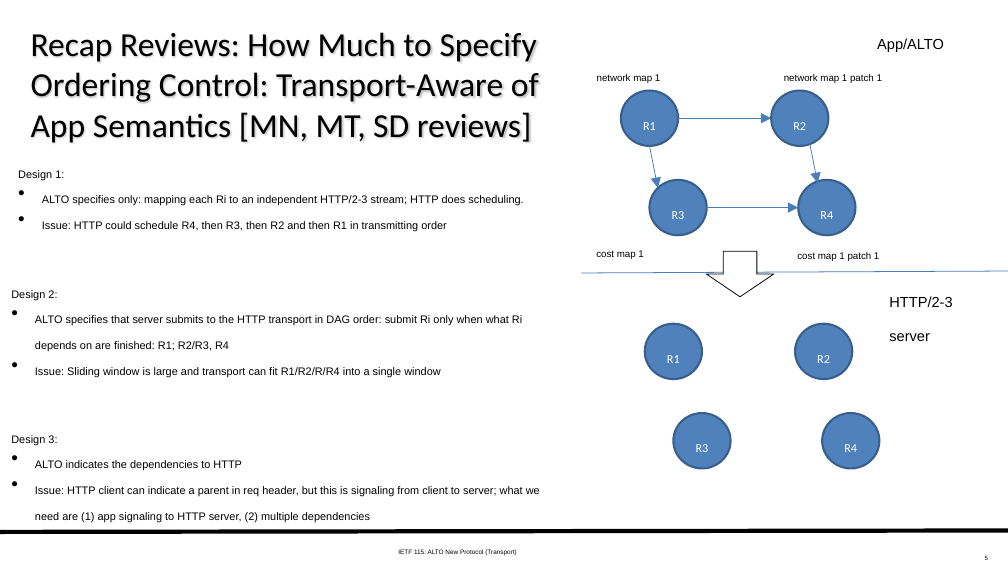
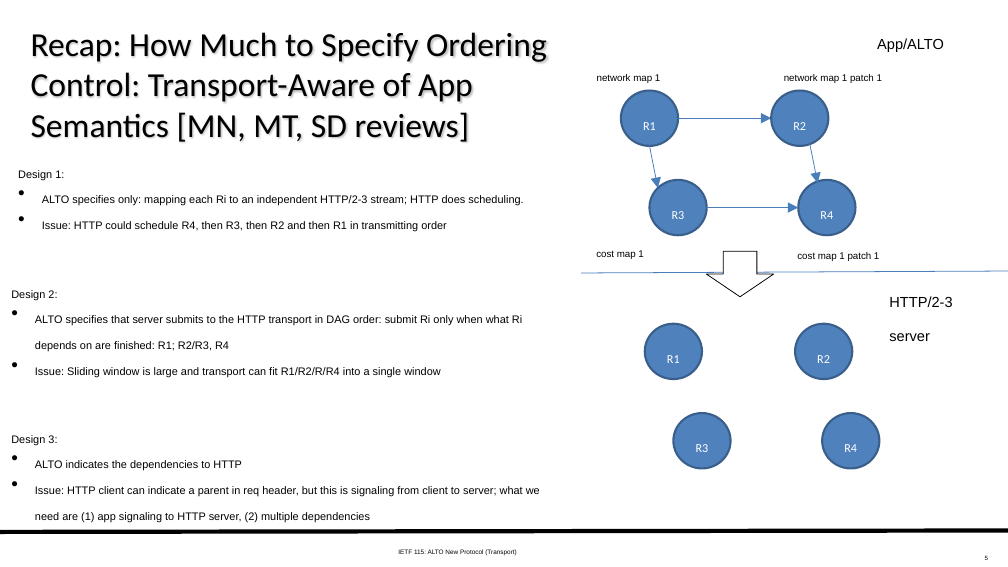
Before and after one commit to ietf-wg-alto/wg-materials, a slide deck: slide 5 of meetings-ietf/ietf-115/slides-115-alto-transport-11-11-working-11-05.pptx. Drawn at 1008x567 pixels with LibreOffice and Linux fonts; fonts in the diff are those of the drawing. Boxes give left, top, right and bottom in pixels: in the first picture for what was removed or moved away, otherwise in the second. Text is boxed around its words. In the diff, an @@ line names an element or a change of style, - is before the commit and + after.

```diff
--- a/meetings-ietf/ietf-115/slides-115-alto-transport-11-11-working-11-05.pptx
+++ b/meetings-ietf/ietf-115/slides-115-alto-transport-11-11-working-11-05.pptx
@@ title at bbox=[31, 32, 547, 142]: text changed @@
-Recap Reviews: How Much to Specify Ordering Control: Transport-Aware of App Semantics [MN, MT, SD reviews]
+Recap: How Much to Specify Ordering Control: Transport-Aware of App Semantics [MN, MT, SD reviews]
```
Also in this commit, not shown: 8 other slides changed, 2 slides added, 9 other files.
